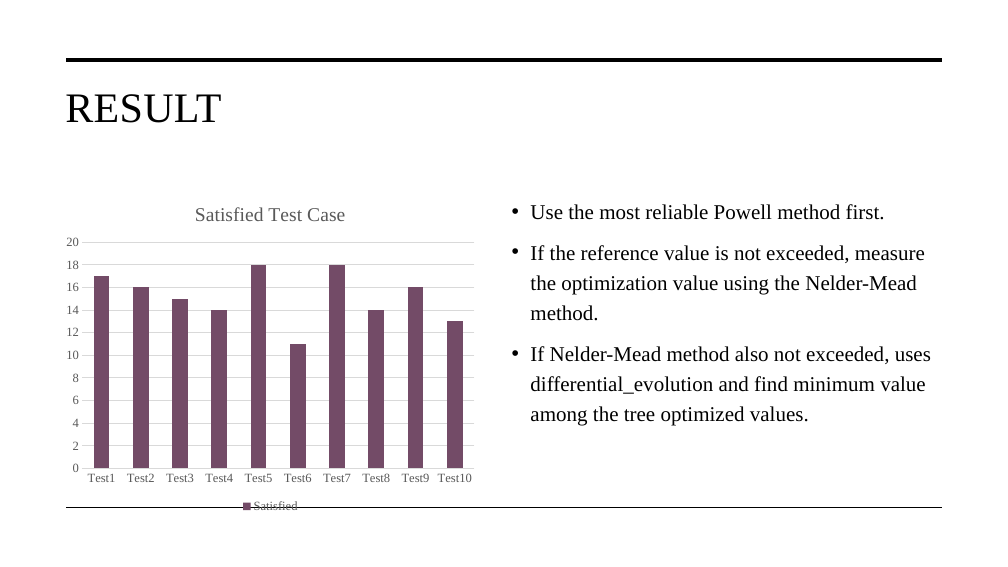
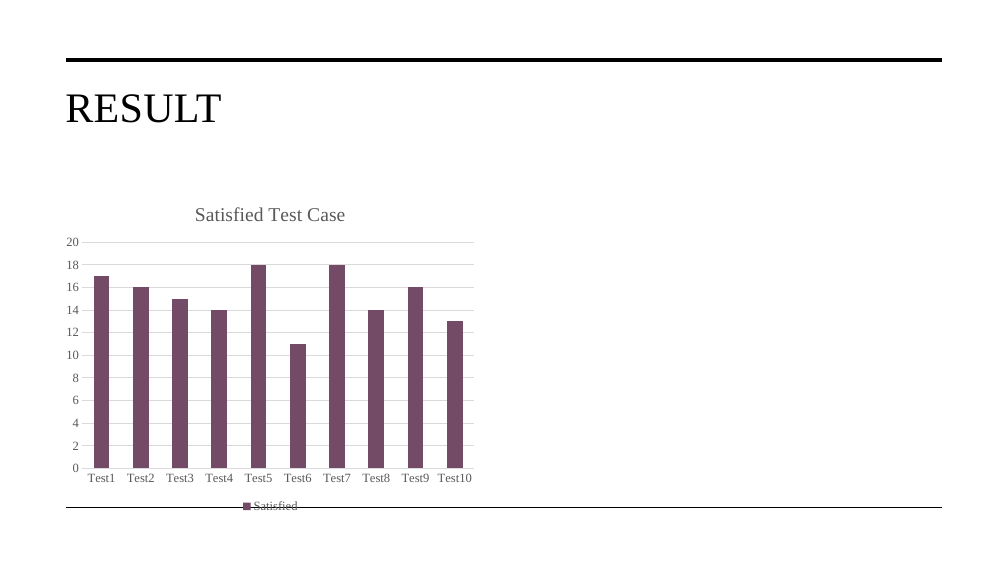
Before and after one commit to dogemie/Control_Nuclear_Spins, a slide deck: slide 15 of NV Center Optimization gate_2023.01.16.pptx. Drawn at 1008x567 pixels with LibreOffice and Linux fonts; fonts in the diff are those of the drawing. Boxes give left, top, right and bottom in pixels: in the first picture for what was removed or moved away, otherwise in the second. Text is boxed around its words. In the diff, an @@ line names an element or a change of style, - is before the commit and + after.

```diff
--- a/NV Center Optimization gate_2023.01.16.pptx
+++ b/NV Center Optimization gate_2023.01.16.pptx
@@ text removed at [530,204,931,426] @@
-• Use the most reliable Powell method first.
-• If the reference value is not exceeded, measure the optimization value using the Nelder-Mead method.
-• If Nelder-Mead method also not exceeded, uses differential_evolution and find minimum value among the tree optimized values.
```
Also in this commit, not shown: 6 other slides changed, 3 slides added, 44 other files.
